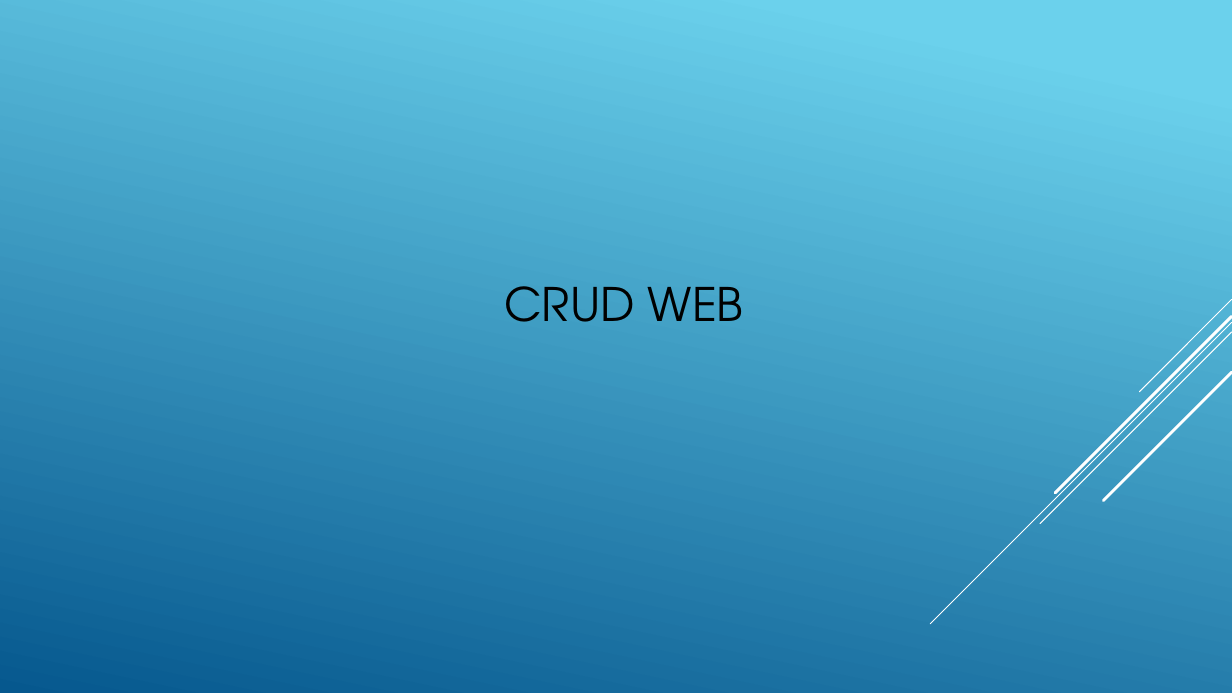
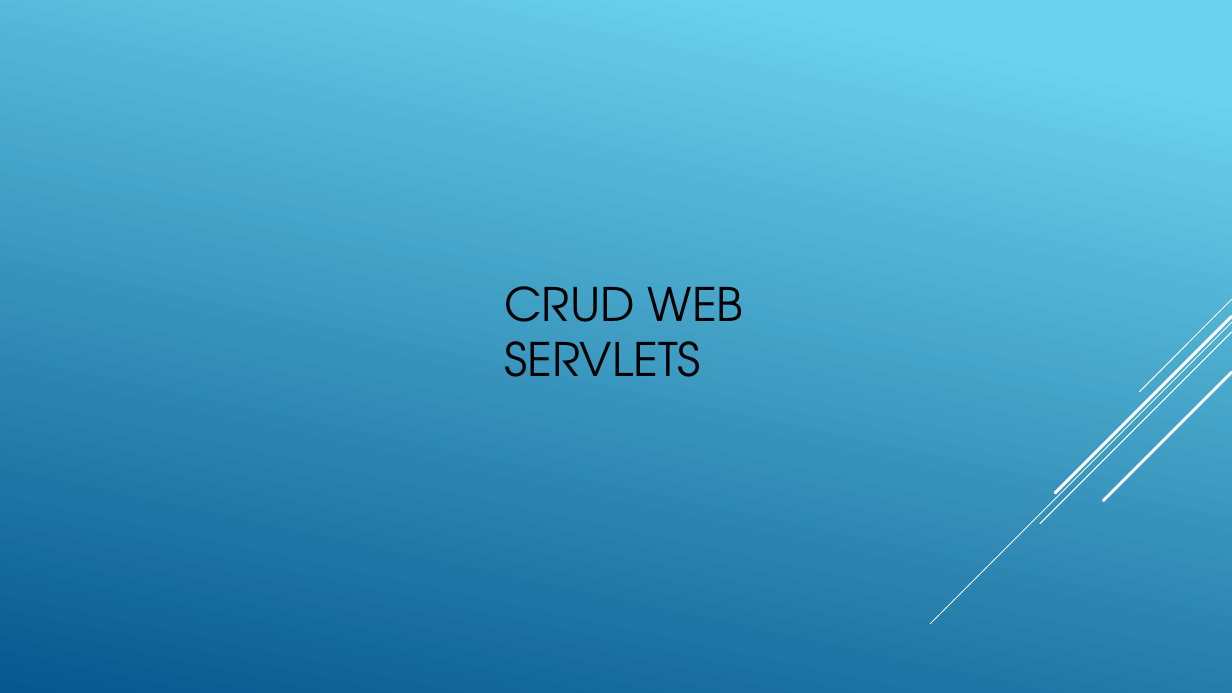
Before and after one commit to mota1299/XideralAcademiaJava, a slide deck: slide 10 of Exámenes/Semana03/Examen Semana03.pptx. Drawn at 1232x693 pixels with LibreOffice and Linux fonts; fonts in the diff are those of the drawing; background and template pictures are left out. Boxes give left, top, right and bottom in pixels: in the first picture for what was removed or moved away, otherwise in the second. Text is boxed around its words. In the diff, an @@ line names an element or a change of style, - is before the commit and + after.

Commit message:
Crud con Spring

```diff
--- a/Exámenes/Semana03/Examen Semana03.pptx
+++ b/Exámenes/Semana03/Examen Semana03.pptx
@@ text at [504,286,744,377]: text changed @@
-CRUD WEB
+CRUD WEB SERVLETS
```
Also in this commit, not shown: 5 slides added, 54 other files.
